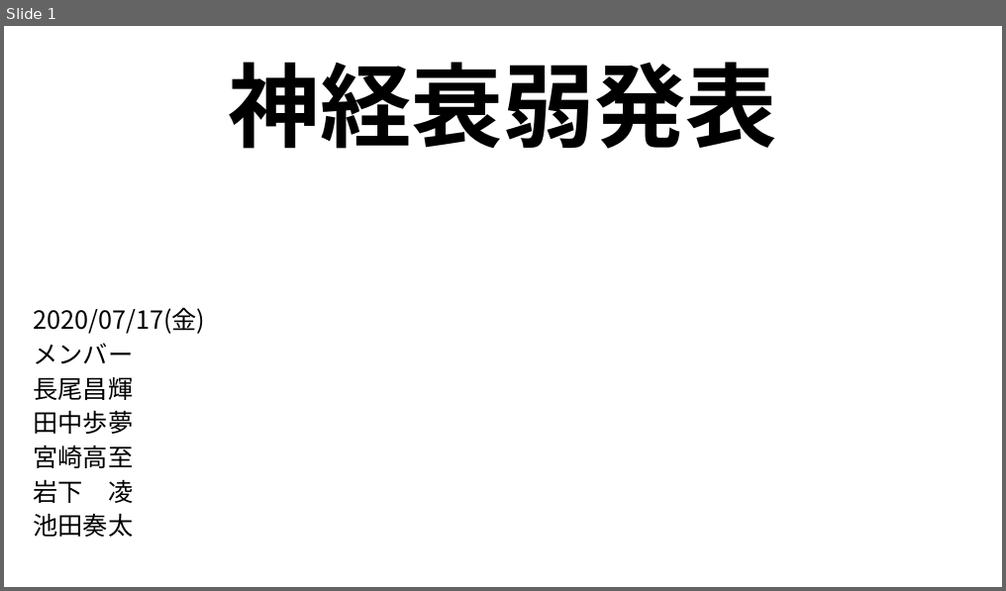
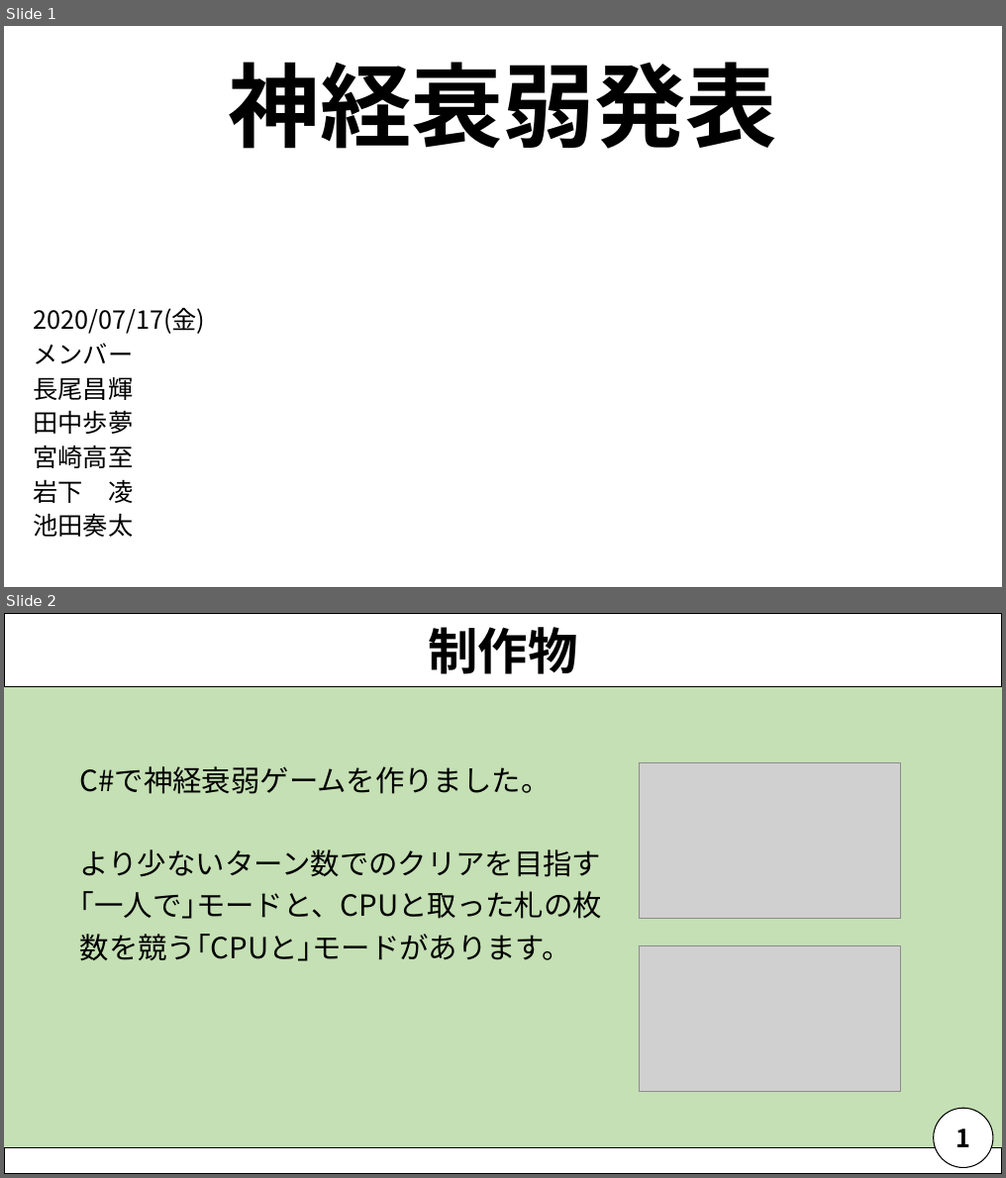
Before and after one commit to NagaoMasaki/NervousBreakdown, a slide deck: 資料/神経衰弱発表資料_200716.pptx. Shown one above the other, each under a label of ours: slide 1 before the commit, slides 1 and 2 after it. The pictures are 1006x591 and 1006x1178 pixels, drawn with LibreOffice and Linux fonts; fonts in the diff are those of the drawing; grey boxes stand for pictures. Boxes give left, top, right and bottom in pixels: in the first picture for what was removed or moved away, otherwise in the second. Text is boxed around its words. In the diff, an @@ line names an element or a change of style, - is before the commit and + after.

```diff
--- a/資料/神経衰弱発表資料_200716.pptx
+++ b/資料/神経衰弱発表資料_200716.pptx
@@ slide 2 added at bbox=[4, 613, 1002, 1174], background #C5E0B4 @@
@@ rectangle added at bbox=[4, 613, 1002, 687], fill #FFFFFF, outline #000000 1 pt, 48 pt, text #000000, bold @@
+制作物
@@ text added at bbox=[80, 766, 602, 961], 28 pt, text #000000 @@
+C#で神経衰弱ゲームを作りました。
+より少ないターン数でのクリアを目指す
+｢一人で｣モードと、CPUと取った札の枚
+数を競う｢CPUと｣モードがあります。
@@ picture added at bbox=[639, 762, 901, 919] @@
@@ picture added at bbox=[639, 946, 901, 1091] @@
@@ ellipse added at bbox=[934, 1109, 994, 1168], fill #FFFFFF, outline #000000 1 pt, 24 pt, text #000000, bold @@
+1
@@ rectangle added at bbox=[4, 1148, 1002, 1174], fill #FFFFFF, outline #000000 1 pt @@
```
Also in this commit, not shown: 10 slides changed, 2 slides removed.
